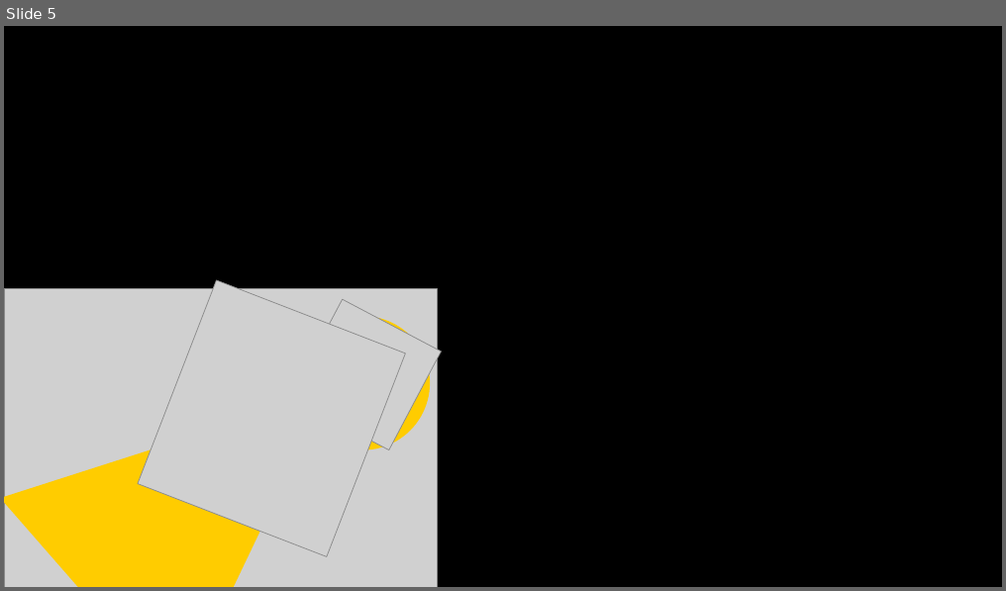
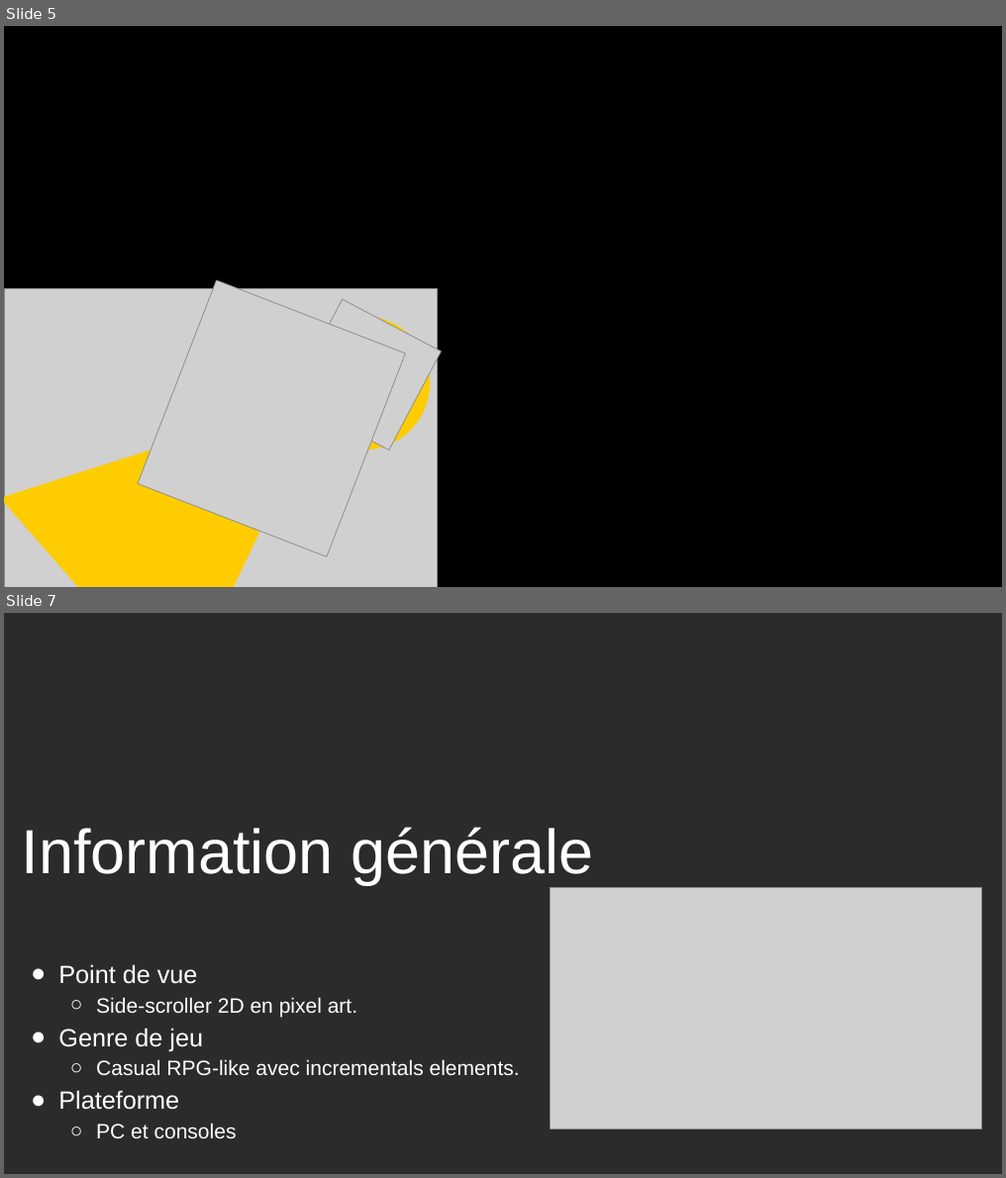
Before and after one commit to KevinBachelierBart/TPGeneraux, a slide deck: PrésentationSintaZaranie.pptx. Shown one above the other, each under a label of ours: slide 5 before the commit, slides 5 and 7 after it; the slides between them are not shown. The pictures are 1006x591 and 1006x1178 pixels, drawn with LibreOffice and Linux fonts; fonts in the diff are those of the drawing; grey boxes stand for pictures; background and template pictures are left out; a plain dark background stands for a picture behind light text. Boxes give left, top, right and bottom in pixels: in the first picture for what was removed or moved away, otherwise in the second. Text is boxed around its words. In the diff, an @@ line names an element or a change of style, - is before the commit and + after.

```diff
--- a/PrésentationSintaZaranie.pptx
+++ b/PrésentationSintaZaranie.pptx
@@ slide 7 added at <box>4,613,1002,1174</box>, background picture (left out) @@
@@ text added at <box>22,827,593,884</box>, 60 pt, text #FFFFFF @@
+Information générale
@@ picture added at <box>550,887,982,1130</box> @@
@@ text added at <box>58,964,520,1139</box>, 20 pt, text #FFFFFF @@
+● Point de vue
+  ○ Side-scroller 2D en pixel art.
+● Genre de jeu
+  ○ Casual RPG-like avec incrementals elements.
+● Plateforme
+  ○ PC et consoles
```
Also in this commit, not shown: 2 slides changed, 12 other slides added, 1 other file.
